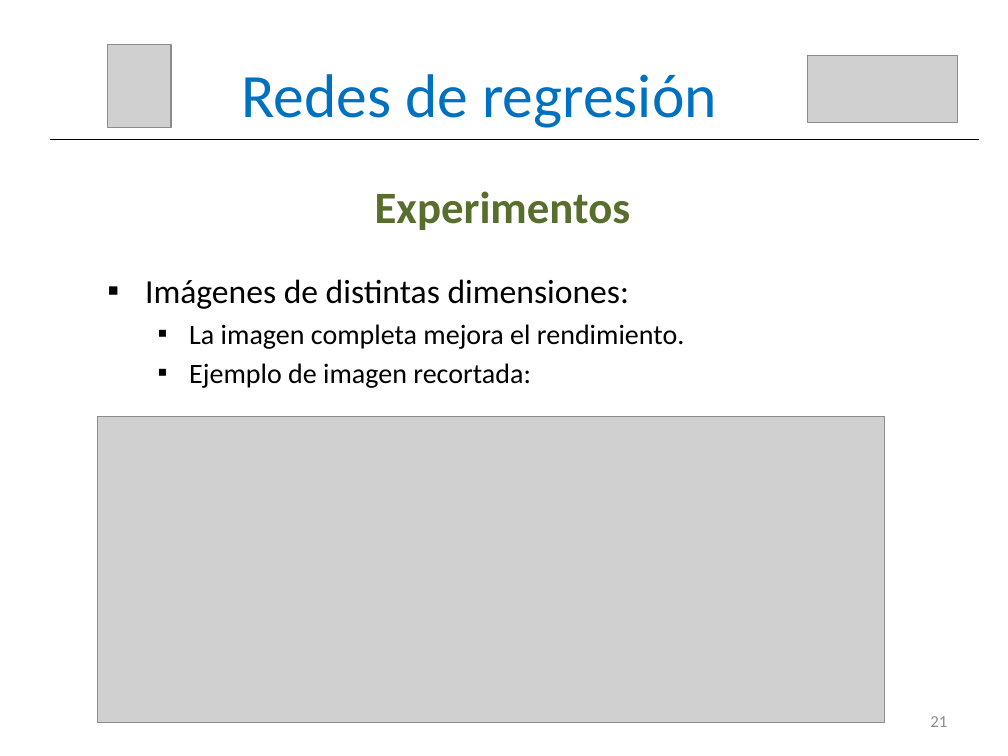
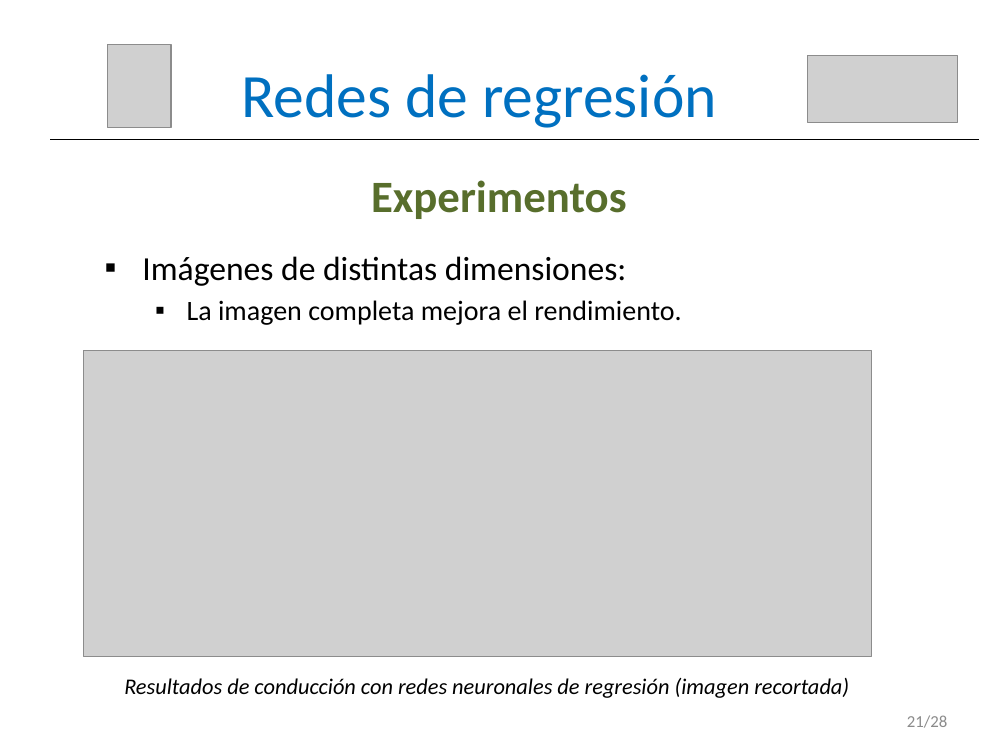
Before and after one commit to RoboticsLabURJC/2017-tfm-vanessa-fernandez, a slide deck: slide 22 of Memoria/Presentación.pptx. Drawn at 1008x756 pixels with LibreOffice and Linux fonts; fonts in the diff are those of the drawing; grey boxes stand for pictures. Boxes give left, top, right and bottom in pixels: in the first picture for what was removed or moved away, otherwise in the second. Text is boxed around its words. In the diff, an @@ line names an element or a change of style, - is before the commit and + after.

Commit message:
presentacion

```diff
--- a/Memoria/Presentación.pptx
+++ b/Memoria/Presentación.pptx
@@ text "Experimentos": place and size @@
-text "Experimentos" at (375,191,631,230)
+text "Experimentos" at (371,180,627,219)
@@ text "Imágenes de distintas dimensiones:": place and size @@
-text "Imágenes de distintas dimensiones:" at (145,279,684,388)
+text "Imágenes de distintas dimensiones:" at (142,256,681,325)
@@ picture: place and size @@
-picture at (97,416,885,723)
+picture at (84,350,872,656)
@@ text at (189,363,531,388): paragraph removed @@
-  ▪ Ejemplo de imagen recortada:
@@ text added at (124,678,849,698), 16 pt, text #000000, italic @@
+Resultados de conducción con redes neuronales de regresión (imagen recortada)
@@ text at (907,715,947,728): text changed @@
-21
+21/28
```
Also in this commit, not shown: 28 other slides changed.
